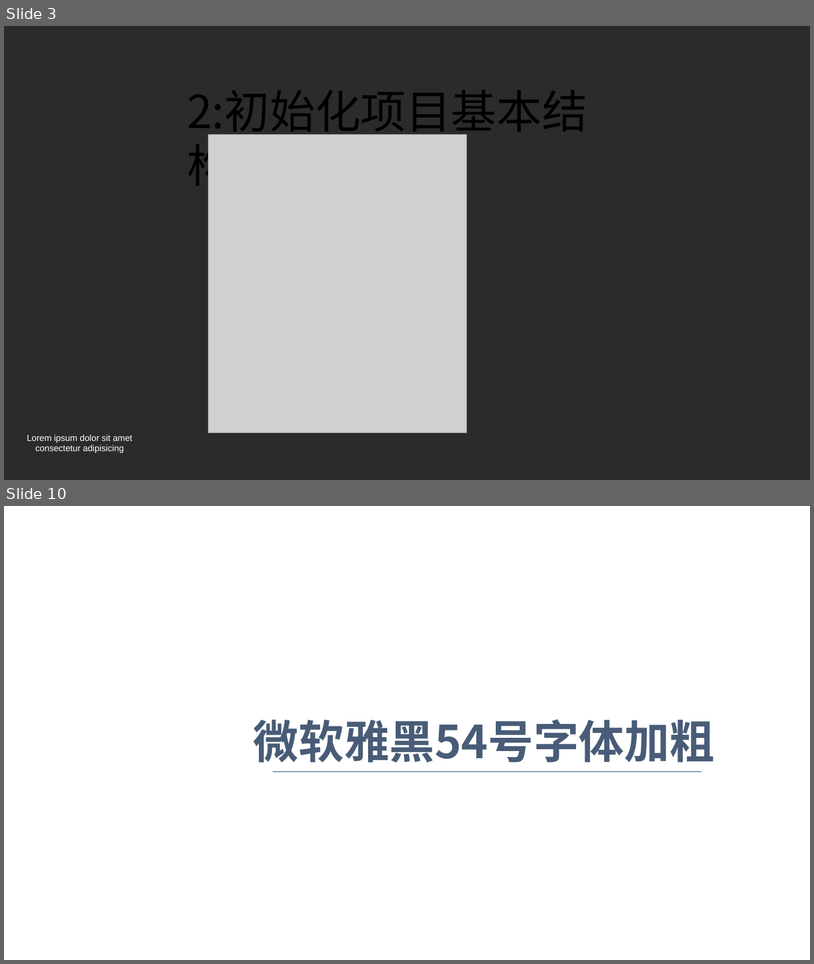
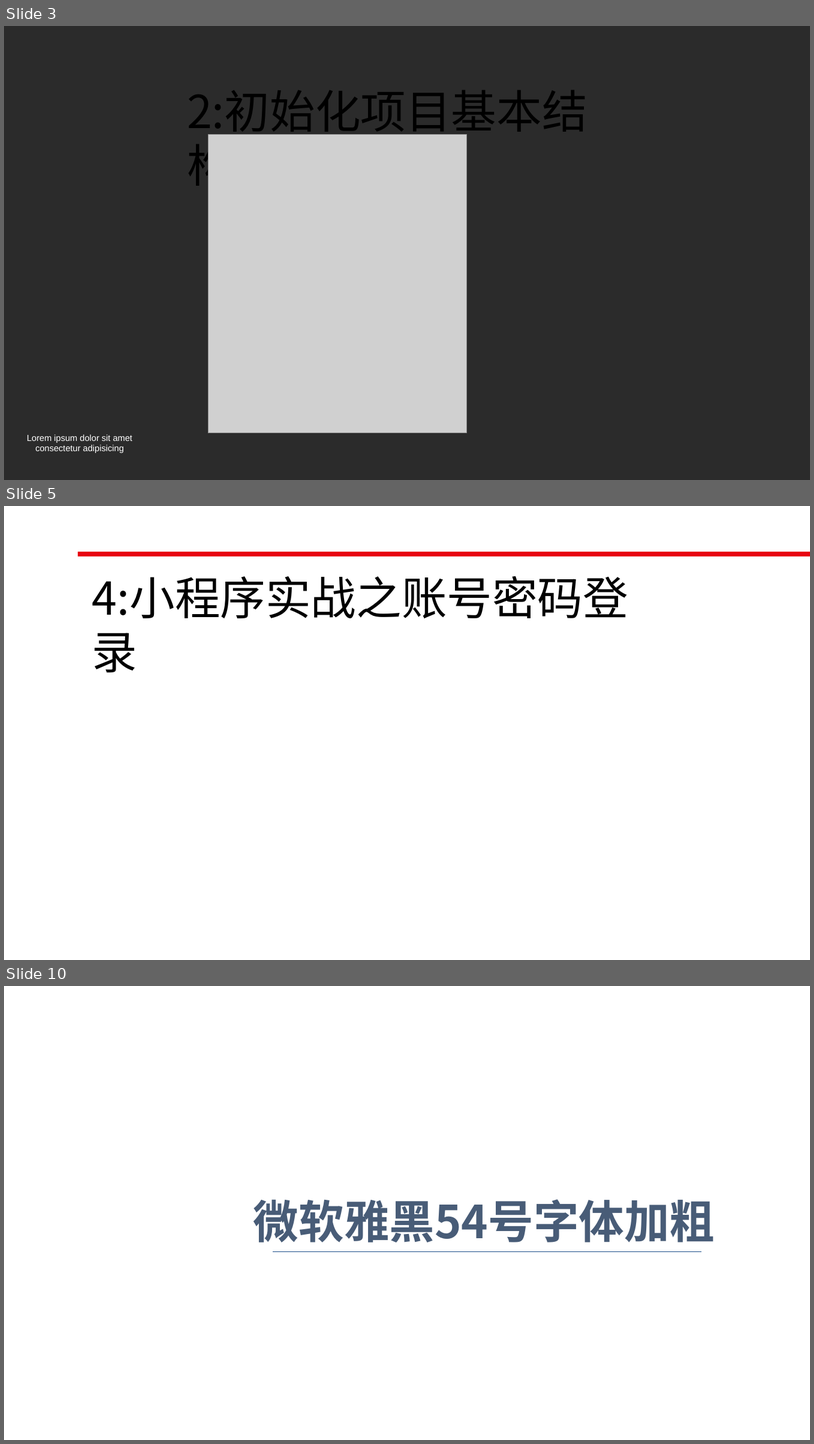
Before and after one commit to roet80736/WXMiniTraining, a slide deck: 微信小程序初级入门.pptx. Shown one above the other, each under a label of ours: slides 3 and 10 before the commit, slides 3, 5 and 10 after it; the slides between them are not shown. The pictures are 814x964 and 814x1444 pixels, drawn with LibreOffice and Linux fonts; fonts in the diff are those of the drawing; grey boxes stand for pictures; background and template pictures are left out; a plain dark background stands for a picture behind light text. Boxes give left, top, right and bottom in pixels: in the first picture for what was removed or moved away, otherwise in the second. Text is boxed around its words. In the diff, an @@ line names an element or a change of style, - is before the commit and + after.

```diff
--- a/微信小程序初级入门.pptx
+++ b/微信小程序初级入门.pptx
@@ slide 5 added at [4, 506, 810, 960], background picture (left out) @@
@@ rectangle added at [78, 552, 810, 556], fill #E80012, outline #E80012 1 pt @@
@@ text added at [92, 576, 629, 618], 54 pt, text #000000 @@
+4:小程序实战之账号密码登录
```
Also in this commit, not shown: 1 slide changed, 1 slide removed, 6 other files.
